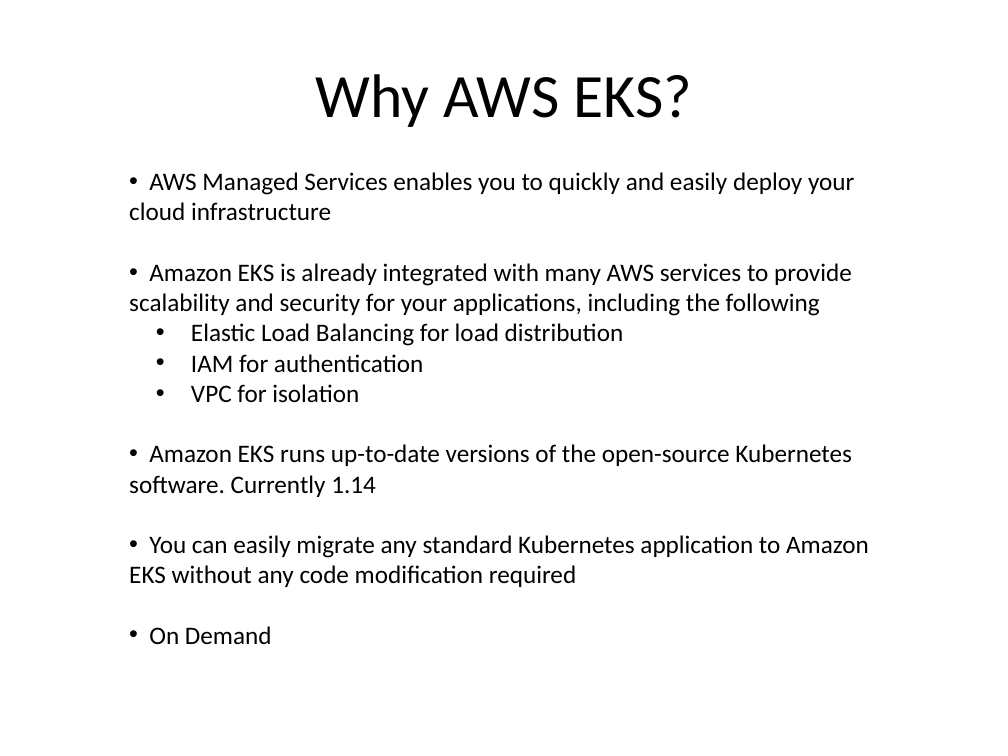
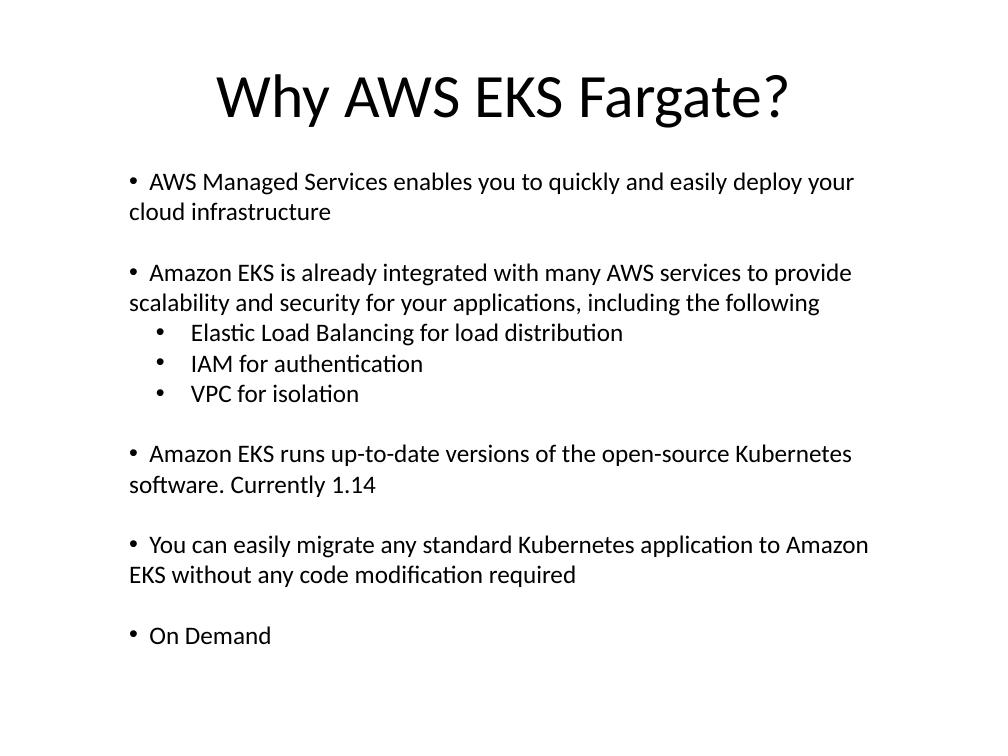
Before and after one commit to kskalvar/aws-eks-cluster-fargate-quickstart, a slide deck: slide 4 of slides/AWS-EKS-Cluster-Fargate-Quickstart.pptx. Drawn at 1008x756 pixels with LibreOffice and Linux fonts; fonts in the diff are those of the drawing; background and template pictures are left out. Boxes give left, top, right and bottom in pixels: in the first picture for what was removed or moved away, otherwise in the second. Text is boxed around its words. In the diff, an @@ line names an element or a change of style, - is before the commit and + after.

```diff
--- a/slides/AWS-EKS-Cluster-Fargate-Quickstart.pptx
+++ b/slides/AWS-EKS-Cluster-Fargate-Quickstart.pptx
@@ title at (217,74,791,128): text changed @@
-Why AWS EKS?
+Why AWS EKS Fargate?
```
Also in this commit, not shown: 3 other slides changed, 1 slide added, 2 slides removed.
